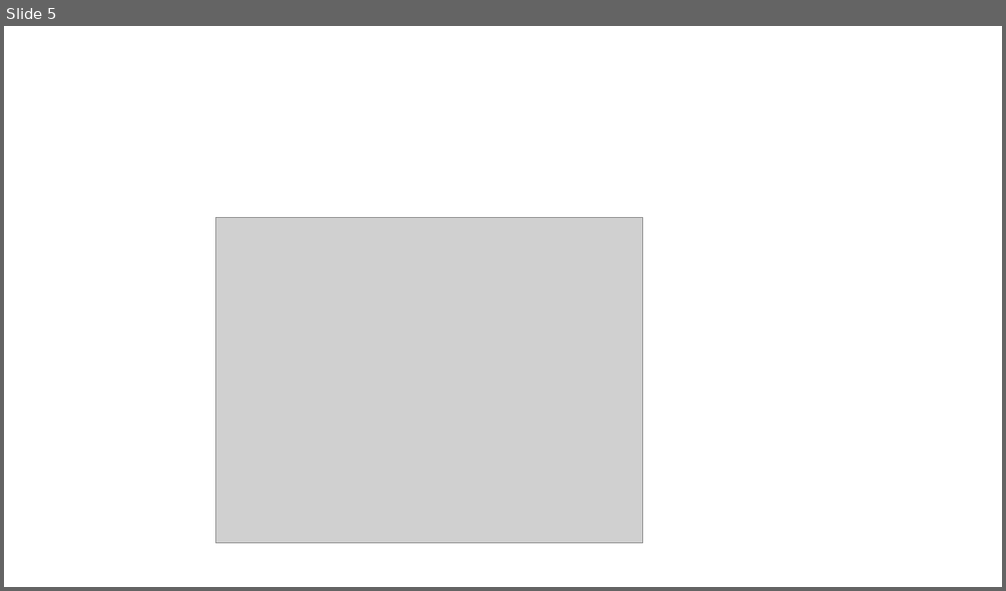
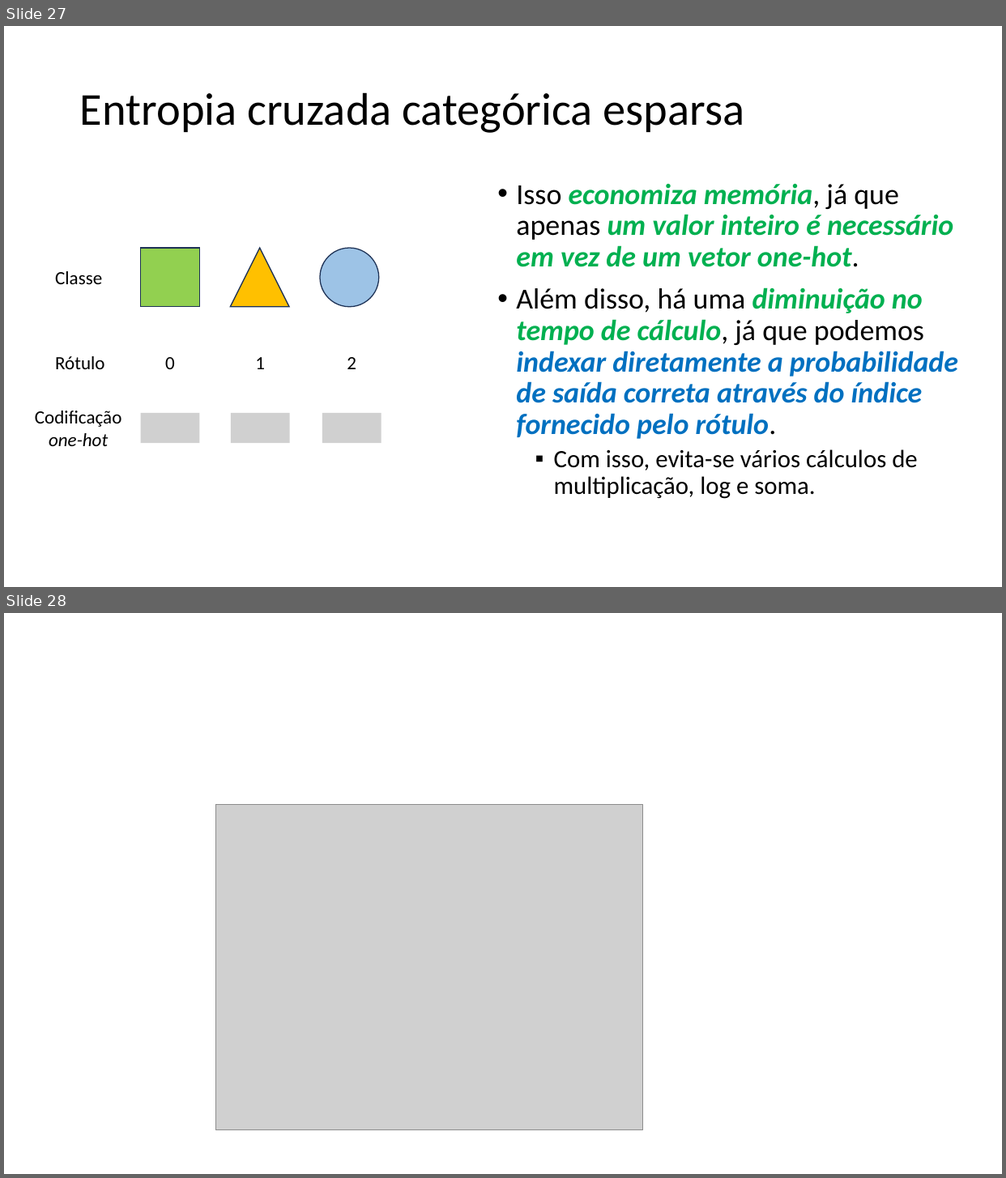
Before and after one commit to zz4fap/c24_inteligencia_artificial, a slide deck: slides/C24_Regressor_Softmax.pptx. Shown one above the other, each under a label of ours: slide 5 before the commit, slides 27 and 28 after it. The pictures are 1006x591 and 1006x1178 pixels, drawn with LibreOffice and Linux fonts; fonts in the diff are those of the drawing; grey boxes stand for pictures. Boxes give left, top, right and bottom in pixels: in the first picture for what was removed or moved away, otherwise in the second. Text is boxed around its words. In the diff, an @@ line names an element or a change of style, - is before the commit and + after.

```diff
--- a/slides/C24_Regressor_Softmax.pptx
+++ b/slides/C24_Regressor_Softmax.pptx
@@ slide 27 added at box(4, 26, 1002, 587), background #FFFFFF @@
@@ title added at box(80, 92, 745, 133), 44 pt, text #000000 @@
+Entropia cruzada categórica esparsa
@@ text added at box(516, 183, 958, 499), 28 pt, text #000000, bold, italic @@
+• Isso economiza memória, já que apenas um valor inteiro é necessário em vez de um vetor one-hot.
+• Além disso, há uma diminuição no tempo de cálculo, já que podemos indexar diretamente a probabilidade de saída correta através do índice fornecido pelo rótulo.
+  ▪ Com isso, evita-se vários cálculos de multiplicação, log e soma.
@@ group added at box(35, 248, 381, 446): 6 texts, 3 pictures, 1 rectangle, 1 triangle, 1 ellipse @@
+Classe
+Rótulo
+Codificação one-hot
+0
+1
+2
@@ what was slide 5 is now slide 28 @@
```
Also in this commit, not shown: 24 other slides added, 2 slides removed.
